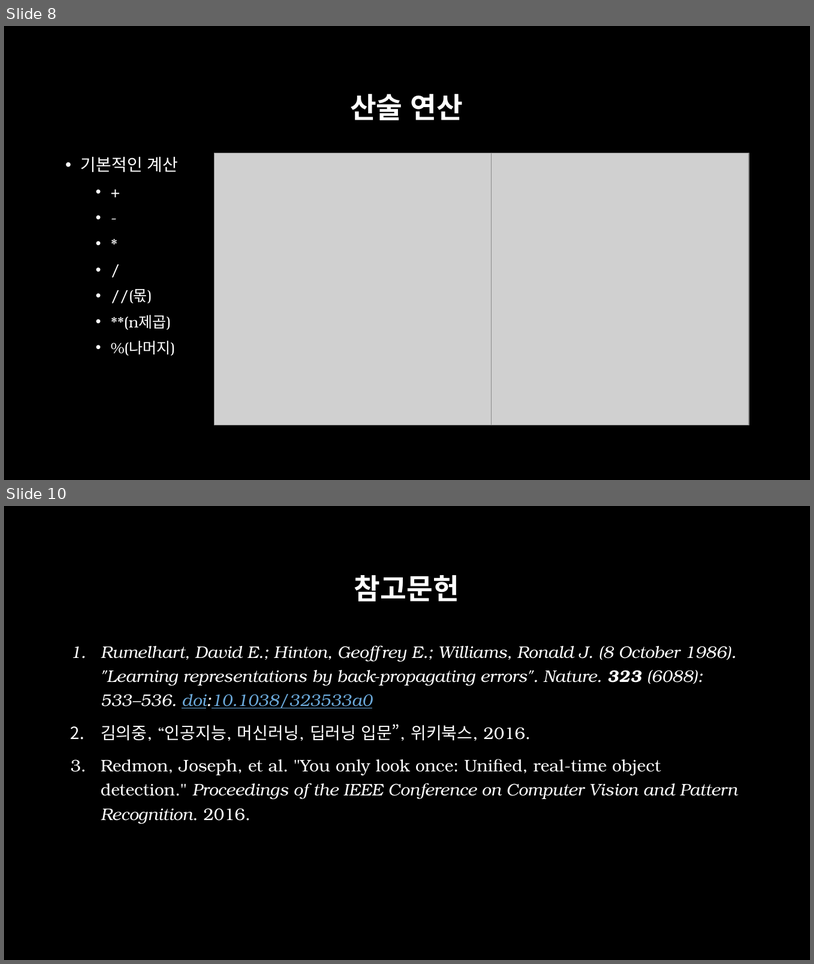
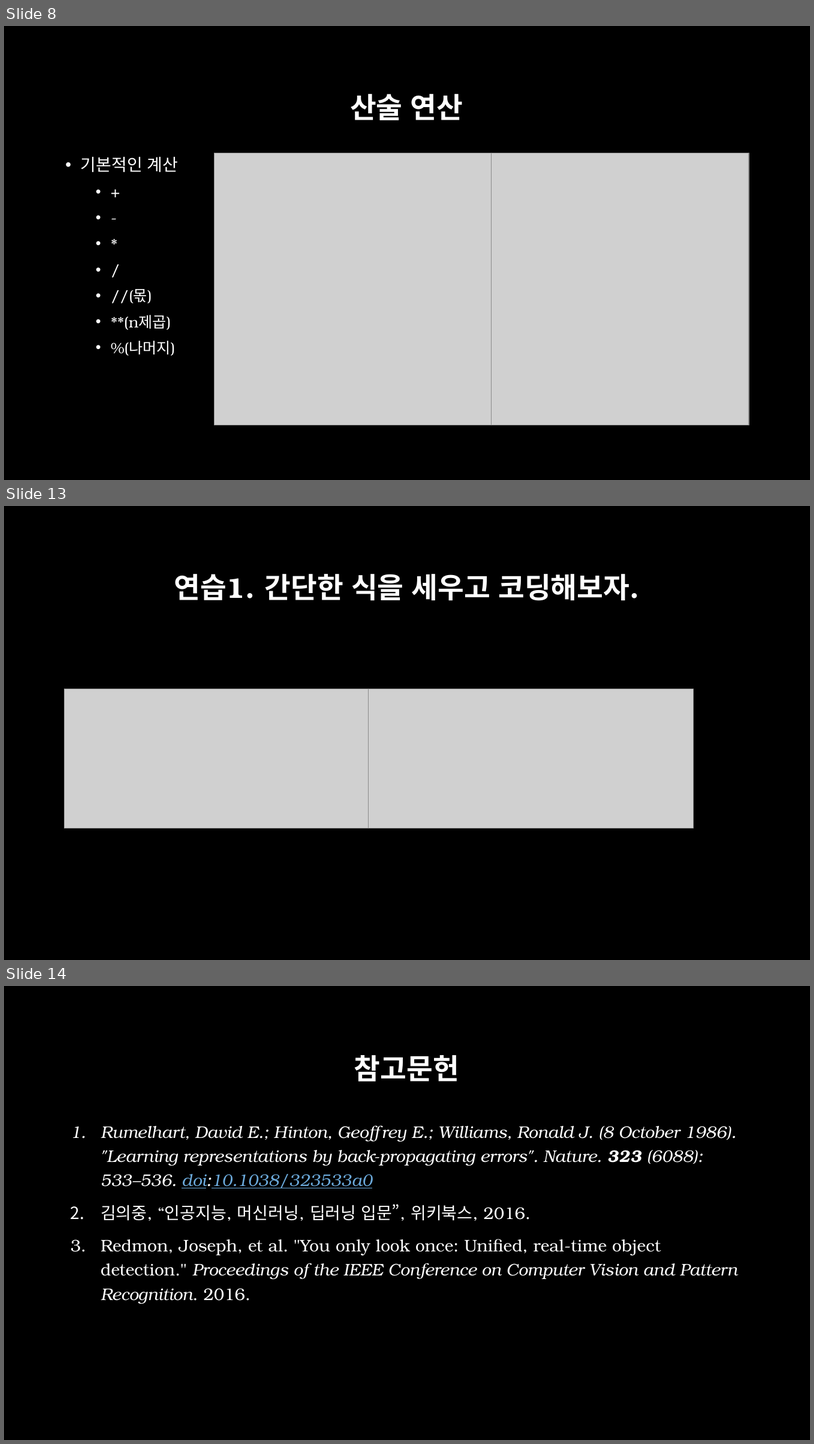
Before and after one commit to across0406/2017-GNU-Science-Camp-of-Computer-Science, a slide deck: ppt/2. 실습환경 및 Python 기초.pptx. Shown one above the other, each under a label of ours: slides 8 and 10 before the commit, slides 8, 13 and 14 after it; the slides between them are not shown. The pictures are 814x964 and 814x1444 pixels, drawn with LibreOffice and Linux fonts; fonts in the diff are those of the drawing; grey boxes stand for pictures; background and template pictures are left out. Boxes give left, top, right and bottom in pixels: in the first picture for what was removed or moved away, otherwise in the second. Text is boxed around its words. In the diff, an @@ line names an element or a change of style, - is before the commit and + after.

```diff
--- a/ppt/2. 실습환경 및 Python 기초.pptx
+++ b/ppt/2. 실습환경 및 Python 기초.pptx
@@ slide 13 added at bbox=[4, 506, 810, 960], background picture (left out) @@
@@ title added at bbox=[174, 574, 639, 601], 34 pt, text #FFFFFF, bold @@
+연습1. 간단한 식을 세우고 코딩해보자.
@@ picture added at bbox=[65, 688, 369, 828] @@
@@ picture added at bbox=[369, 688, 693, 828] @@
@@ what was slide 10 is now slide 14 @@
```
Also in this commit, not shown: 1 slide changed, 3 other slides added, 3 other files.
